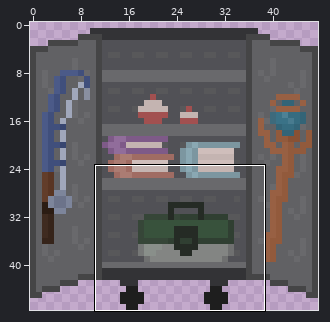
One commit to this pixel-art sprite: Assets/Sprites/Interactables/GarageStorage.png. The first picture is a wide view before the edit; the outline marks the close-up.
Close-up. Before the commit:
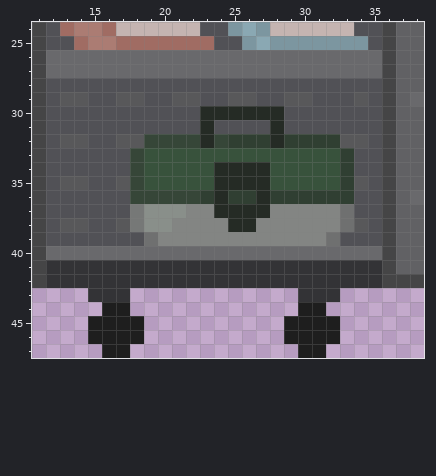
The file is 48x48 pixels. Colours within 5 levels of each other are drawn and written as one. Shown: x 11..38, y 24..47.
Once edited:
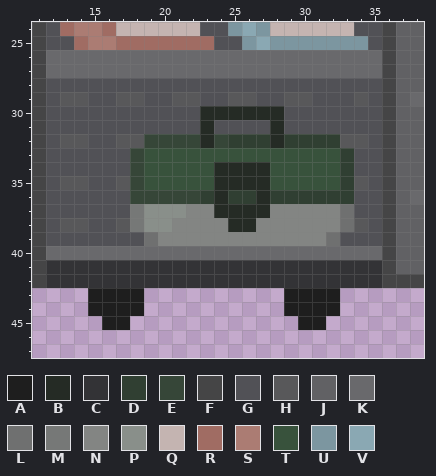
Palette (. is transparent): A #1e1e1e  B #252b25  C #333336  D #303f32  E #364638  F #454546  G #515156  H #58585a  J #616164  K #69696c  L #6f7070  M #767877  N #838583  P #898f8a  Q #c4b4b1  R #a06c63  S #ab7c73  T #38523c  U #7c96a0  V #8aa8b3
The commit says: Adding garage tiles and door
Difference:
y 43: x 15..18 CCC. -> AAAA; x 29..32 .CCC -> AAAA
y 44: x 15 . -> A; x 18 . -> A; x 29 . -> A; x 32 . -> A
y 45: x 15 A -> .; x 18 A -> .; x 29 A -> .; x 32 A -> .
y 46: x 15..18 AAAA -> ....; x 29..32 AAAA -> ....
y 47: x 16..17 AA -> ..; x 30..31 AA -> ..
Pixel boxes of the changes (left, top, right, bottom) in both close-ups:
changed: (88, 288, 144, 358)
changed: (284, 288, 340, 358)
